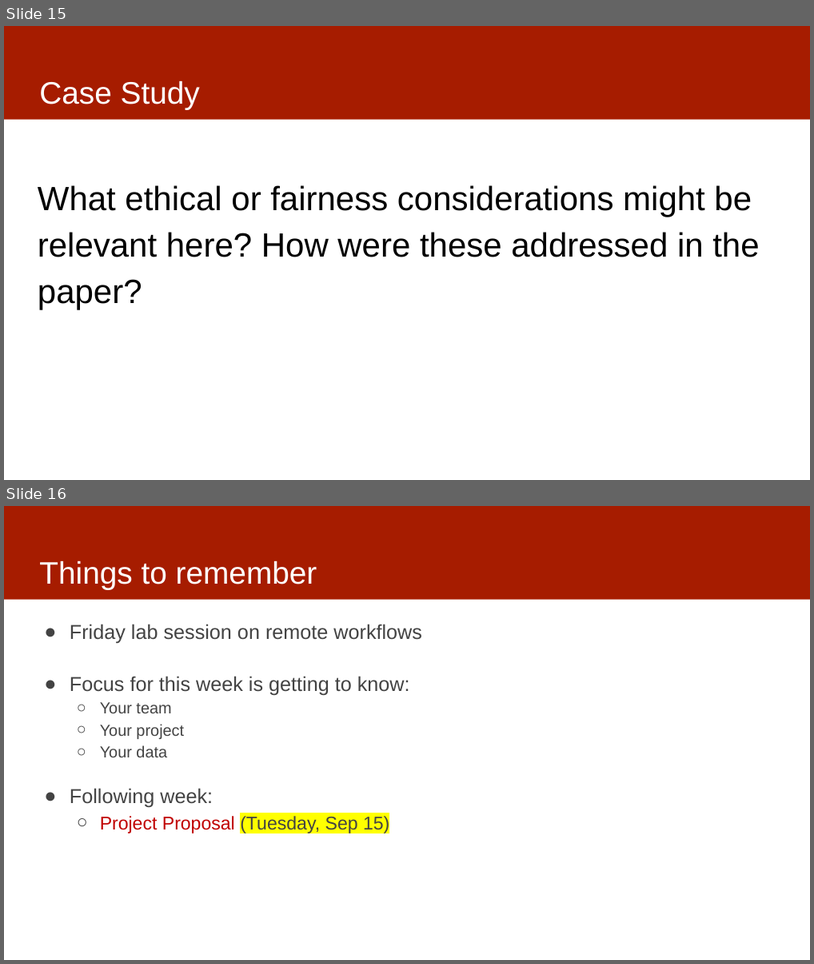
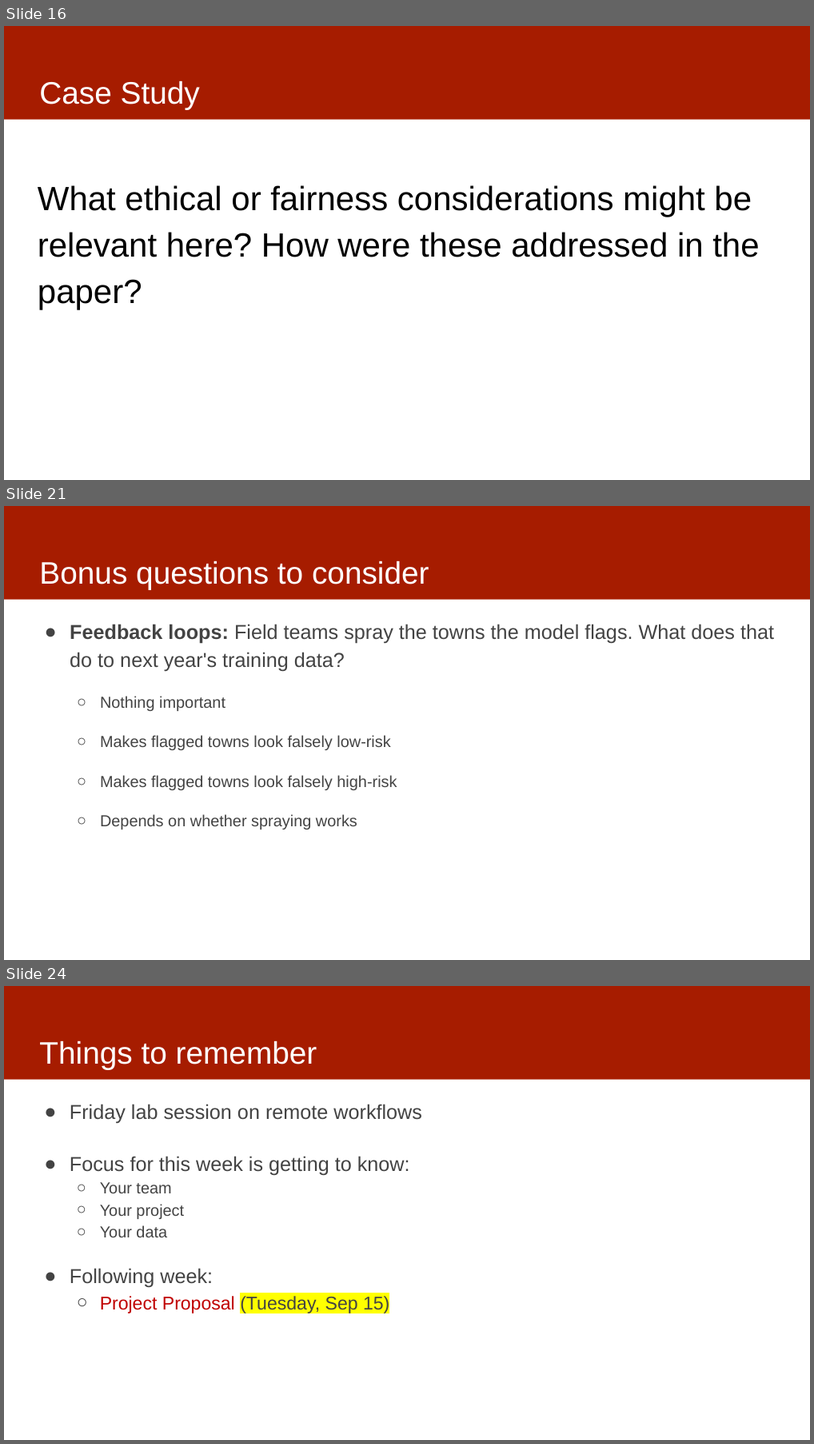
Before and after one commit to dssg/mlforpublicpolicylab, a slide deck: Lectures/03-casestudies.pptx. Shown one above the other, each under a label of ours: slides 15 and 16 before the commit, slides 16, 21 and 24 after it; the slides between them are not shown. The pictures are 814x964 and 814x1444 pixels, drawn with LibreOffice and Linux fonts; fonts in the diff are those of the drawing. Boxes give left, top, right and bottom in pixels: in the first picture for what was removed or moved away, otherwise in the second. Text is boxed around its words. In the diff, an @@ line names an element or a change of style, - is before the commit and + after.

```diff
--- a/Lectures/03-casestudies.pptx
+++ b/Lectures/03-casestudies.pptx
@@ slide 21 added at bbox=[4, 506, 810, 960], background #FFFFFF; not listed: 1 template element that a slide beside it also shows @@
@@ title added at bbox=[39, 561, 430, 590], 37 pt, text #FFFFFF @@
+Bonus questions to consider
@@ text added at bbox=[70, 624, 774, 829], 19 pt, text #434343 @@
+● Feedback loops: Field teams spray the towns the model flags. What does that do to next year's training data?
+  ○ Nothing important
+  ○ Makes flagged towns look falsely low-risk
+  ○ Makes flagged towns look falsely high-risk
+  ○ Depends on whether spraying works
@@ what was slide 15 is now slide 16 @@
@@ what was slide 16 is now slide 24 @@
```
Also in this commit, not shown: 2 slides changed, 8 other slides added.
